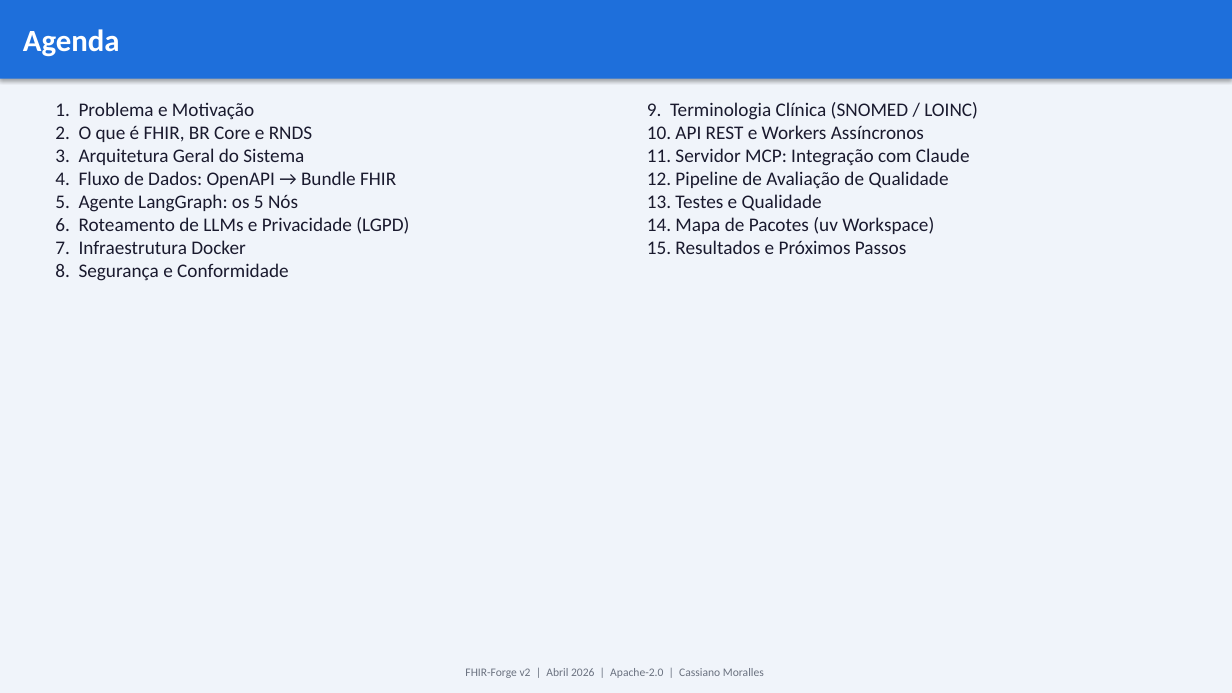
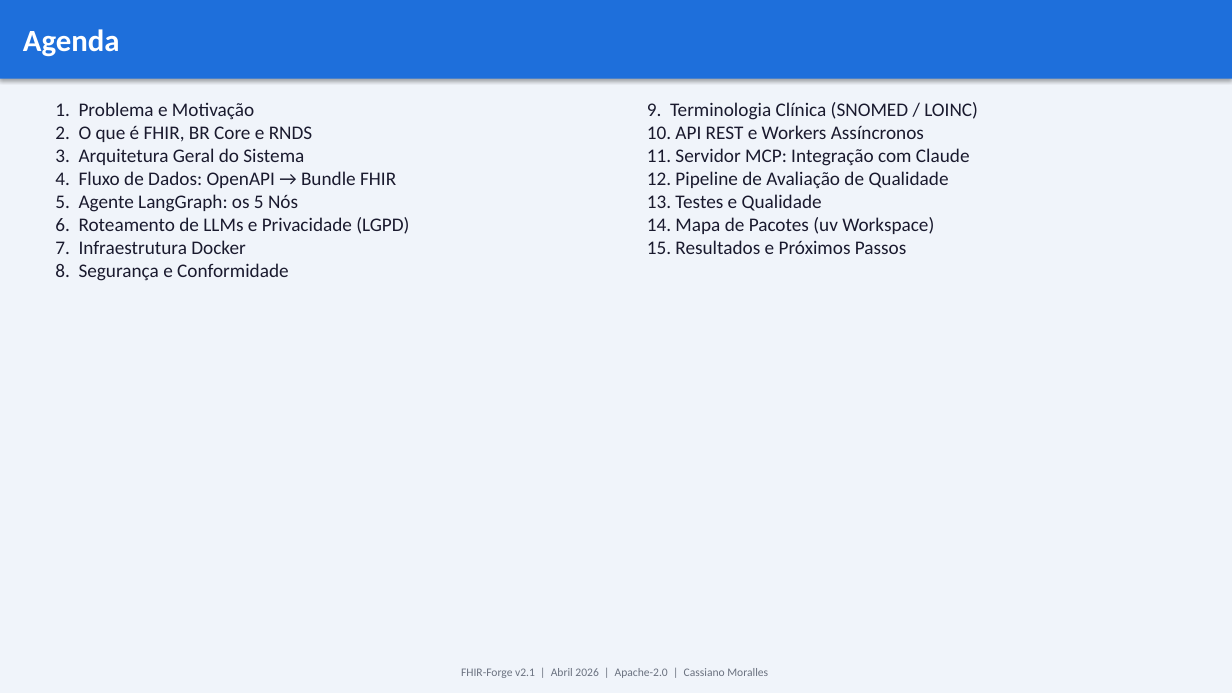
Before and after one commit to cass782019/API2FHIR, a slide deck: slide 2 of docs/fhir-forge-arquitetura.pptx. Drawn at 1232x693 pixels with LibreOffice and Linux fonts; fonts in the diff are those of the drawing. Boxes give left, top, right and bottom in pixels: in the first picture for what was removed or moved away, otherwise in the second. Text is boxed around its words. In the diff, an @@ line names an element or a change of style, - is before the commit and + after.

```diff
--- a/docs/fhir-forge-arquitetura.pptx
+++ b/docs/fhir-forge-arquitetura.pptx
@@ text at (461, 668, 768, 678): text changed @@
-FHIR-Forge v2 | Abril 2026 | Apache-2.0 | Cassiano Moralles
+FHIR-Forge v2.1 | Abril 2026 | Apache-2.0 | Cassiano Moralles
```
Also in this commit, not shown: 15 other slides changed, 3 other files.
